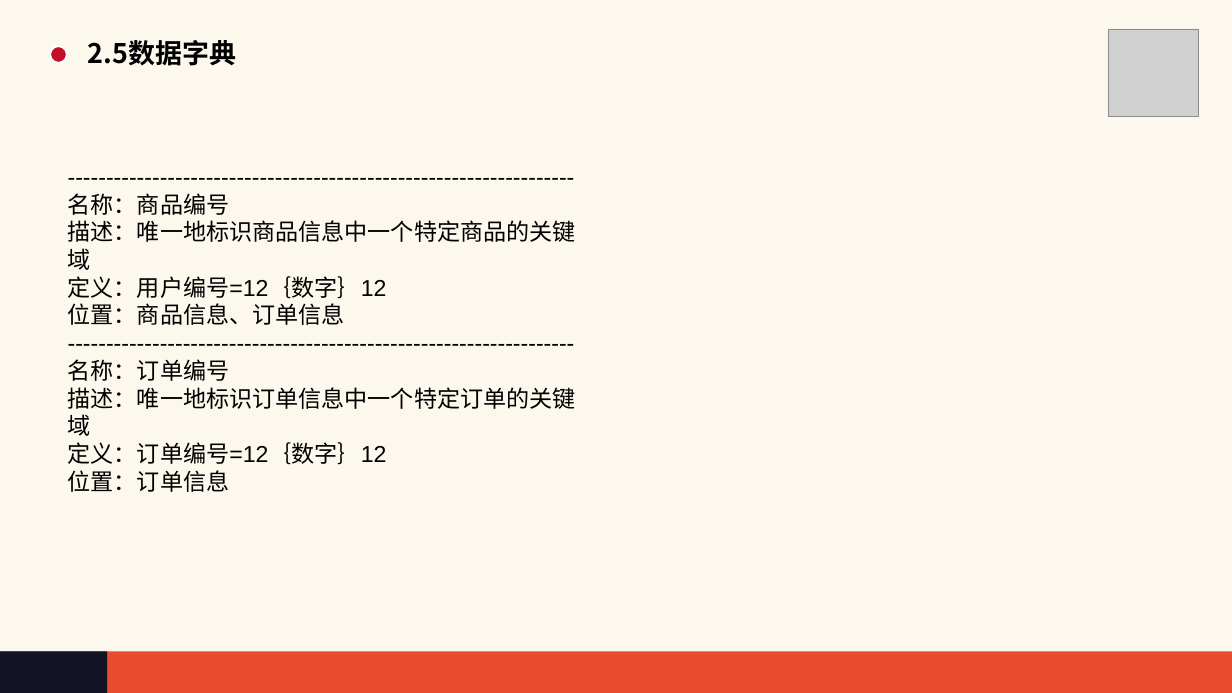
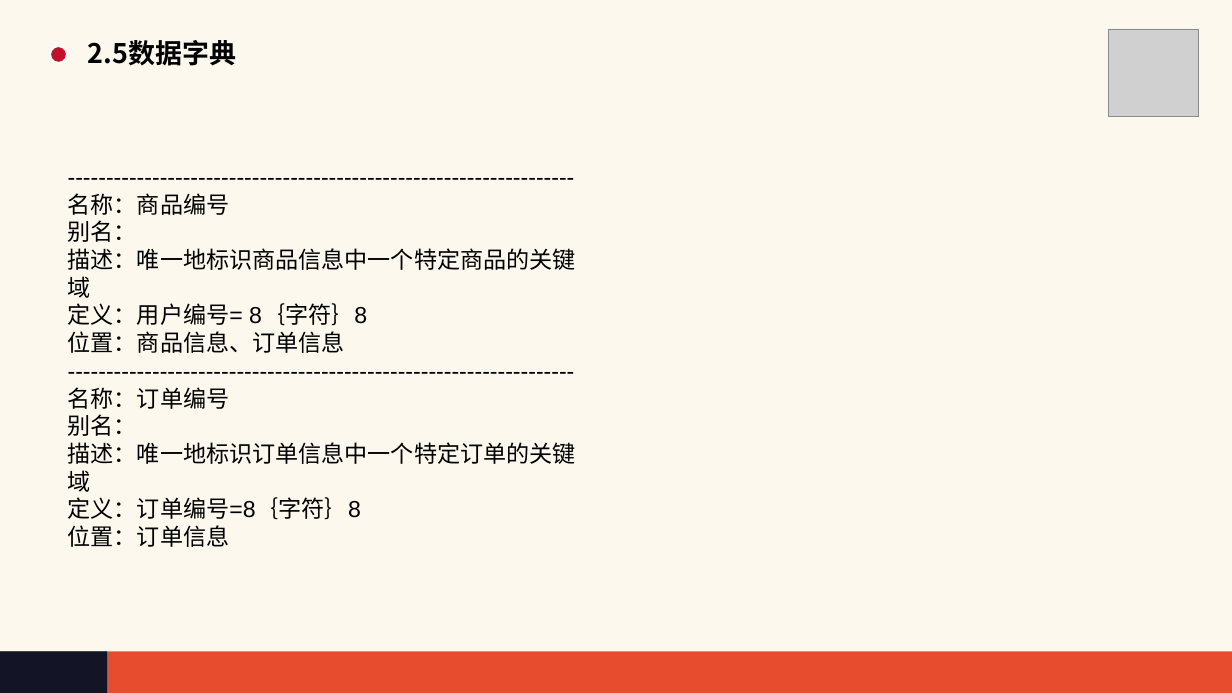
Before and after one commit to HOLMEScdk/SE2017G03, a slide deck: slide 44 of nov_3/SE2017G03软件需求说明v0.2.ppt (slide 43 before the commit). Drawn at 1232x693 pixels with LibreOffice and Linux fonts; fonts in the diff are those of the drawing; grey boxes stand for pictures. Boxes give left, top, right and bottom in pixels: in the first picture for what was removed or moved away, otherwise in the second. Text is boxed around its words. In the diff, an @@ line names an element or a change of style, - is before the commit and + after.

```diff
--- a/nov_3/SE2017G03软件需求说明v0.2.ppt
+++ b/nov_3/SE2017G03软件需求说明v0.2.ppt
@@ text at (x1=68, y1=220, x2=137, y2=242): paragraph added @@
+别名：
@@ text at (x1=68, y1=303, x2=367, y2=326): text changed @@
-定义：用户编号=12｛数字｝12
+定义：用户编号= 8｛字符｝8
@@ text at (x1=68, y1=414, x2=137, y2=436): paragraph added @@
+别名：
@@ text at (x1=68, y1=497, x2=361, y2=520): text changed @@
-定义：订单编号=12｛数字｝12
+定义：订单编号=8｛字符｝8
```
Also in this commit, not shown: 22 other slides changed, 2 slides added, 3 other files.
